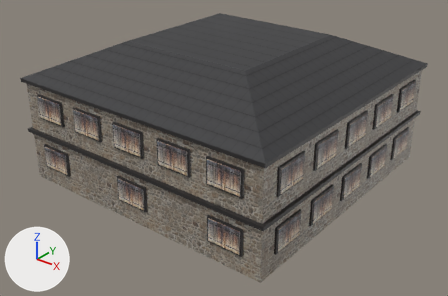
The FBX model src/Game/Arrow/ArrowContent/Models/Town/maison2.fbx: old version first, new version second.
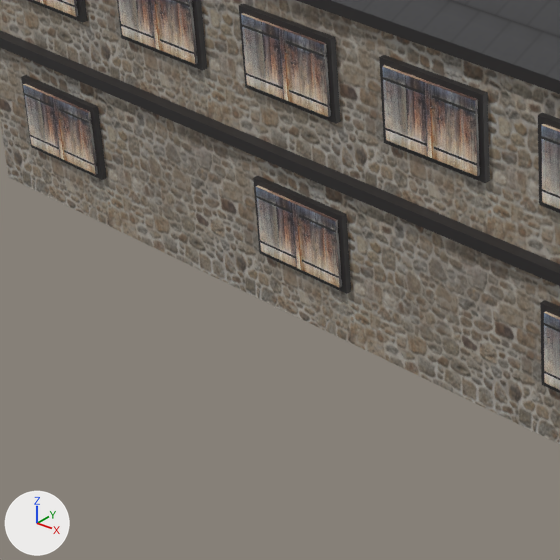
Each version is shown whole from a camera (50 mm lens) standing at (1.435, -0.924, 0.875) and looking at (0.419, 0.346, 0.088), then close up on the part from 8% to 48% of the width and 41% to 100% of the height. The lights are fixed; the arrows at lower left show +X, +Y and +Z. Where no turn or scale is listed for an object, it has been applied to the vertices.

Names of what the first close-up shows: 'Maison', 'Maison_fenetre', 'Maison_toit'.
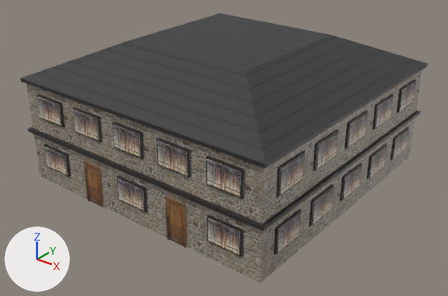
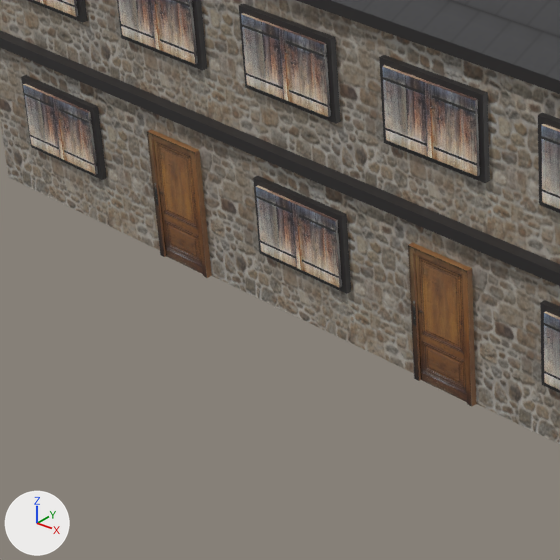
Commit message: porte maison2

The change, as JSON lines over the scene's bpy script:
```json
{"op": "add", "block": "img_maison2_porte_png", "code": ["img_maison2_porte_png = load_image('maison2_porte.png', 'maison2_porte.png', 1024, 1024, 'sRGB')"]}
{"op": "add", "block": "mat_material_002__porte_png", "code": ["mat_material_002__porte_png = principled_material('Material_002__porte_png')", "mat_material_002__porte_png.texture = img_maison2_porte_png  # with its transparency"]}
{"op": "add", "block": "me_cube", "code": ["me_cube = bpy.data.meshes.new('Cube')", "me_cube.from_pydata(...)  # 48 vertices, 36 faces; spans x 0.22..0.58, y -0.005..0.0, z 0.0..0.12", "me_cube.materials.append(mat_material_002__porte_png)  # picture img_maison2_porte_png"]}
{"op": "add", "block": "ob_cube", "code": ["ob_cube = bpy.data.objects.new('Cube', me_cube)", "ob_cube.location = (0.0, 0.0, 0.0)"]}
```

Pixel boxes [x1, y1, x2, y2] of what changed, in the close-ups (560 x 560 px):
```json
{"object": "Cube", "change": "added", "after": [147, 129, 476, 407], "on screen": "brown"}
```
